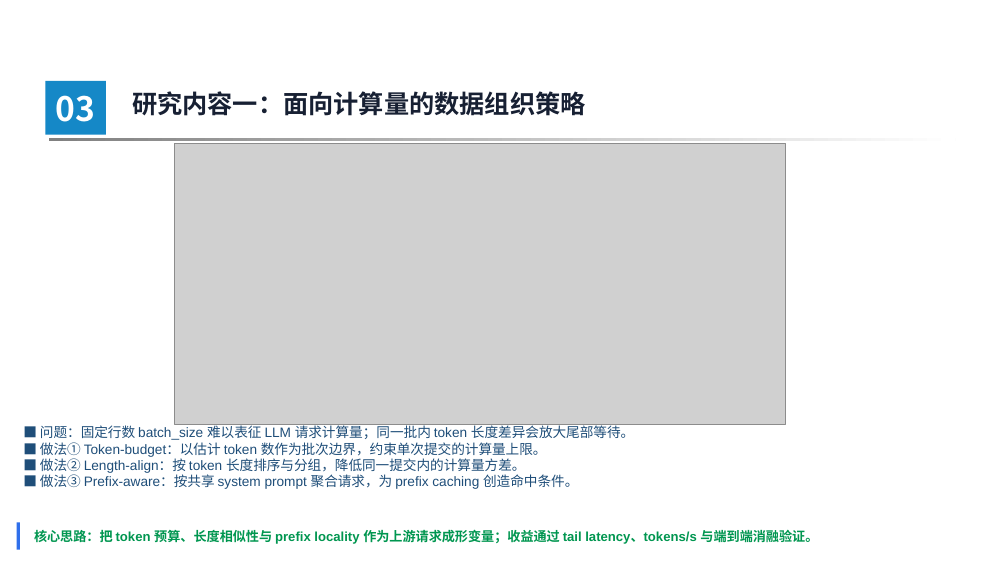
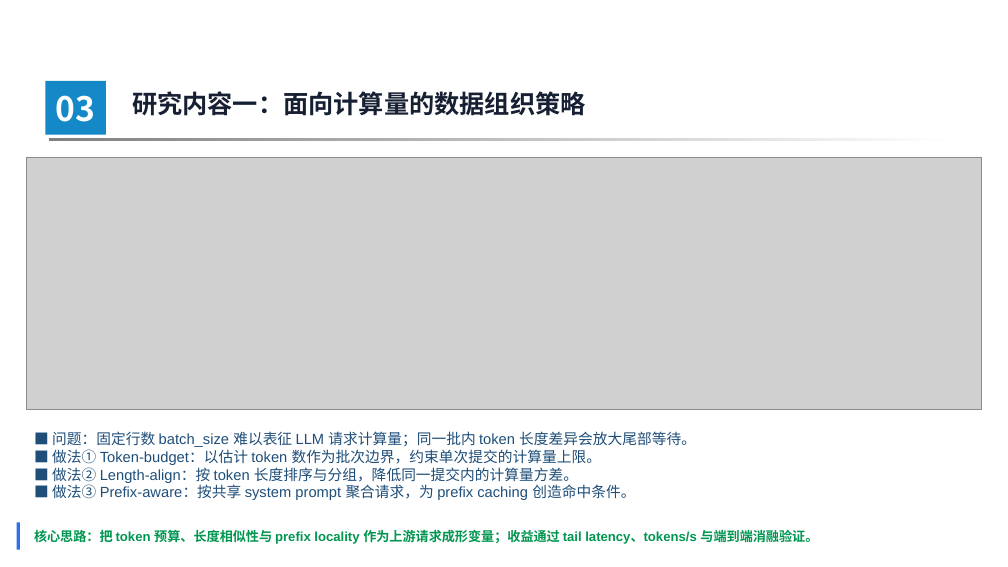
Before and after one commit to 3444374/ai-operator-execution-optimization, a slide deck: slide 16 of opening/slides/opening_defense_20260720_v5.pptx (slide 13 before the commit). Drawn at 1008x567 pixels with LibreOffice and Linux fonts; fonts in the diff are those of the drawing; grey boxes stand for pictures; background and template pictures are left out. Boxes give left, top, right and bottom in pixels: in the first picture for what was removed or moved away, otherwise in the second. Text is boxed around its words. In the diff, an @@ line names an element or a change of style, - is before the commit and + after.

```diff
--- a/opening/slides/opening_defense_20260720_v5.pptx
+++ b/opening/slides/opening_defense_20260720_v5.pptx
@@ picture resized from (x1=175, y1=144, x2=786, y2=424) to (x1=26, y1=157, x2=981, y2=410) @@
@@ text "■ 问题：固定行数 batch_size 难以表征 LLM ..." moved from (x1=40, y1=424, x2=634, y2=489) to (x1=52, y1=431, x2=696, y2=500) @@
@@ text "■ 问题：固定行数 batch_size 难以表征 LLM ..." at (x1=52, y1=431, x2=696, y2=500): size 13 to 14 pt @@
```
Also in this commit, not shown: 10 other slides changed, 3 slides added, 29 other files.
